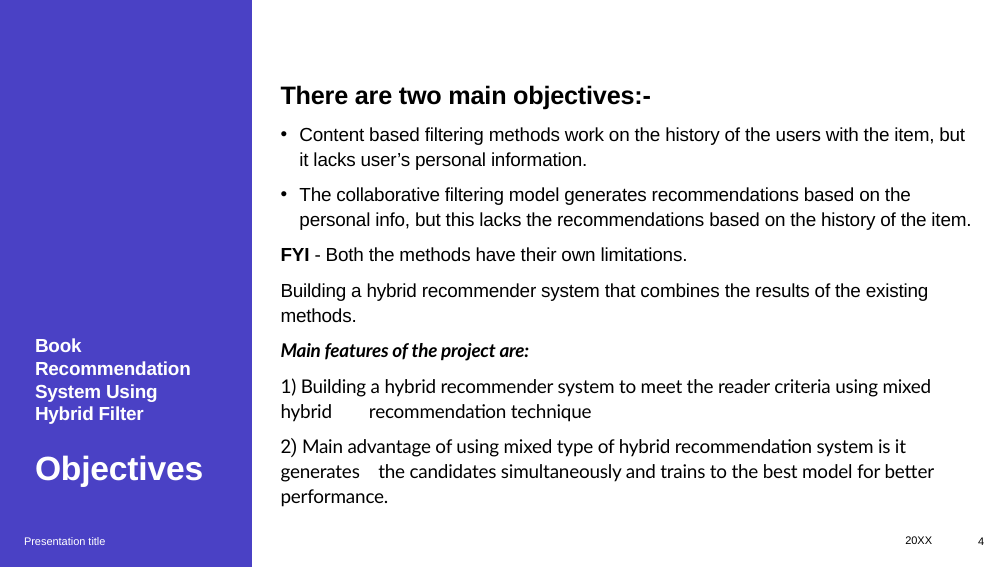
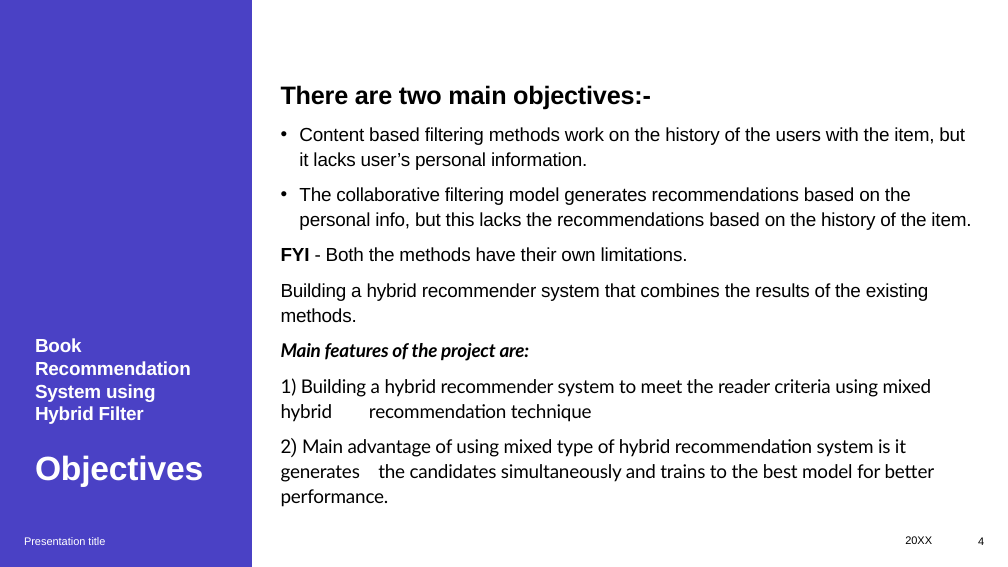
Before and after one commit to rvc13-dev/bookrecsystem, a slide deck: slide 4 of report/Presentation.pptx. Drawn at 1008x567 pixels with LibreOffice and Linux fonts; fonts in the diff are those of the drawing. Boxes give left, top, right and bottom in pixels: in the first picture for what was removed or moved away, otherwise in the second. Text is boxed around its words. In the diff, an @@ line names an element or a change of style, - is before the commit and + after.

```diff
--- a/report/Presentation.pptx
+++ b/report/Presentation.pptx
@@ title at [35,338,203,487]: text changed @@
-Book Recommendation System Using Hybrid Filter
-Objectives
+Book Recommendation System using Hybrid Filter
+Objectives
```
Also in this commit, not shown: 9 other slides changed.
